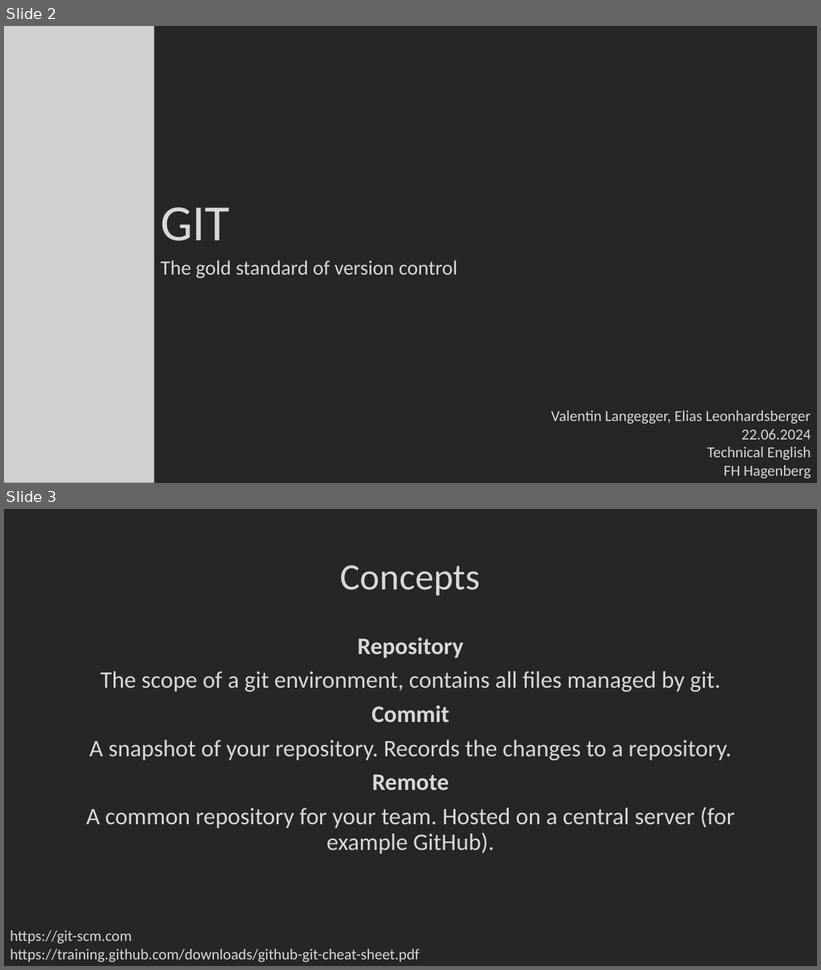
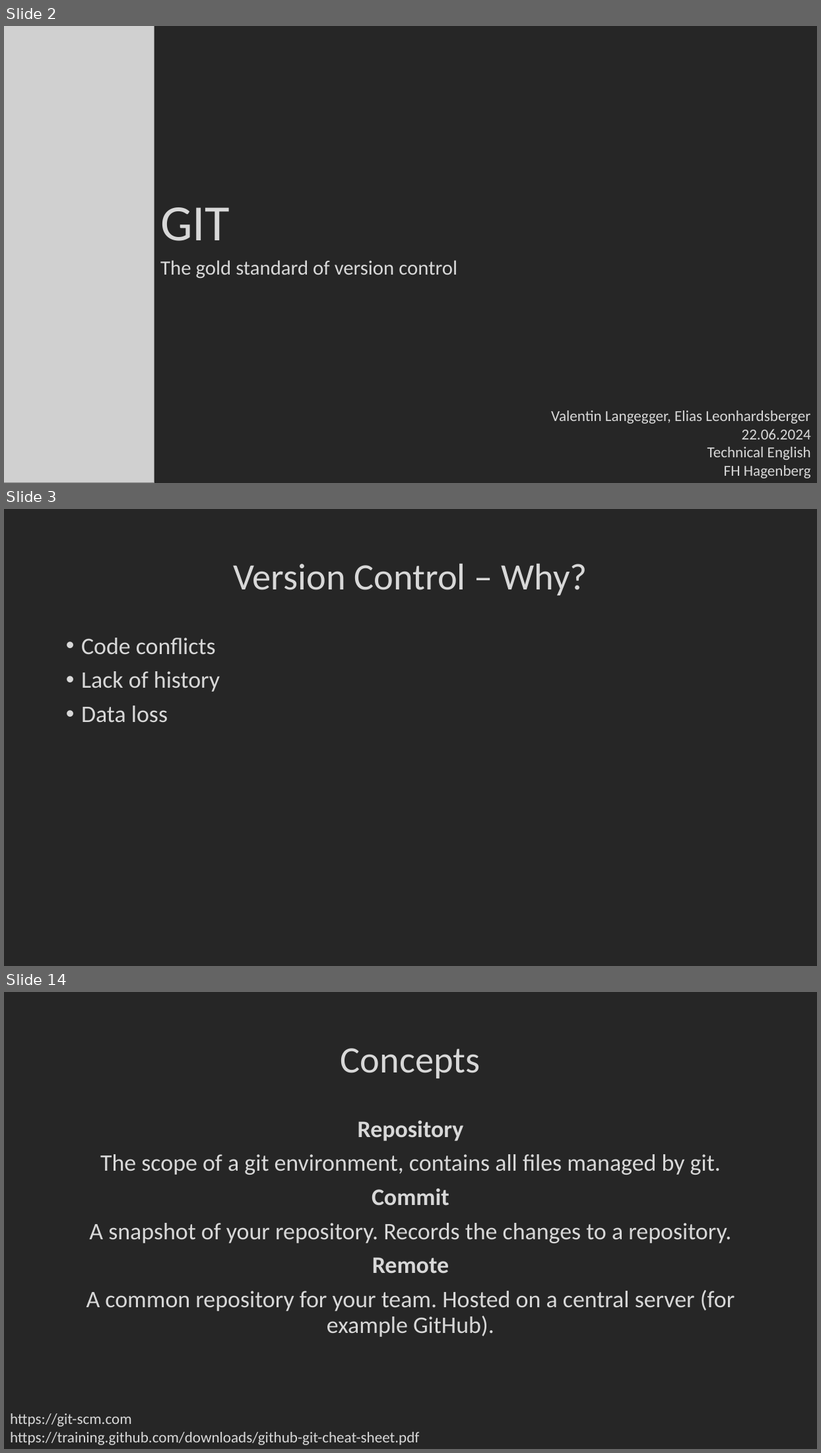
Before and after one commit to Xoechz/SEbaBB2, a slide deck: EN/GIT.pptx. Shown one above the other, each under a label of ours: slides 2 and 3 before the commit, slides 2, 3 and 14 after it; the slides between them are not shown. The pictures are 821x970 and 821x1453 pixels, drawn with LibreOffice and Linux fonts; fonts in the diff are those of the drawing; grey boxes stand for pictures; background and template pictures are left out. Boxes give left, top, right and bottom in pixels: in the first picture for what was removed or moved away, otherwise in the second. Text is boxed around its words. In the diff, an @@ line names an element or a change of style, - is before the commit and + after.

```diff
--- a/EN/GIT.pptx
+++ b/EN/GIT.pptx
@@ slide 3 added at [4, 509, 817, 966], background #262626 @@
@@ title added at [233, 564, 587, 595], 44 pt, text #D8D8D8 @@
+Version Control – Why?
@@ text added at [81, 638, 220, 723], 28 pt, text #D8D8D8 @@
+• Code conflicts
+• Lack of history
+• Data loss
@@ what was slide 3 is now slide 14 @@
```
Also in this commit, not shown: 1 slide changed, 11 other slides added.
